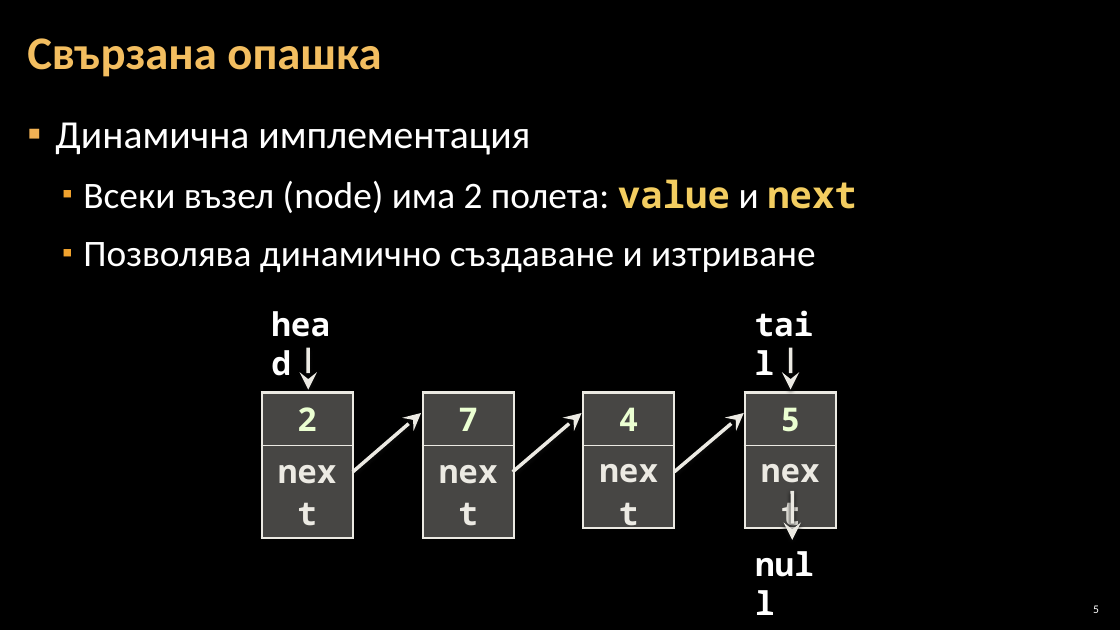
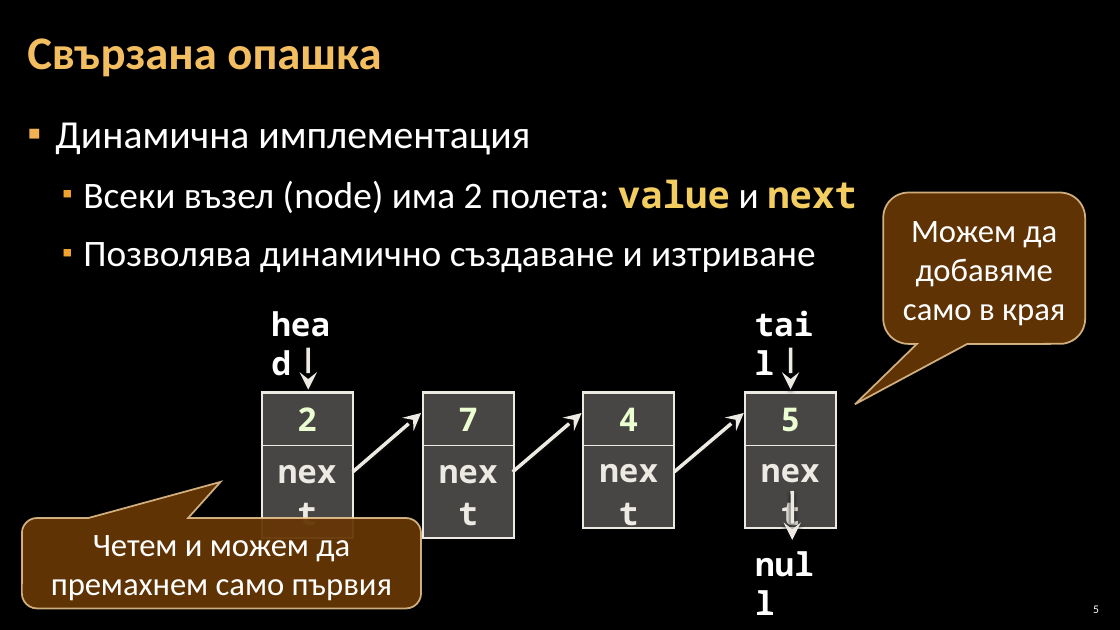
Before and after one commit to BG-IT-Edu/Free-Content, a slide deck: slide 5 of dmanolov/Информатика 11 клас, ПП (C#)/М2.Структури от данни и алгоритми/06.Опашки/06.Опашки.pptx. Drawn at 1120x630 pixels with LibreOffice and Linux fonts; fonts in the diff are those of the drawing; background and template pictures are left out. Boxes give left, top, right and bottom in pixels: in the first picture for what was removed or moved away, otherwise in the second. Text is boxed around its words. In the diff, an @@ line names an element or a change of style, - is before the commit and + after.

```diff
--- a/dmanolov/Информатика 11 клас, ПП (C#)/М2.Структури от данни и алгоритми/06.Опашки/06.Опашки.pptx
+++ b/dmanolov/Информатика 11 клас, ПП (C#)/М2.Структури от данни и алгоритми/06.Опашки/06.Опашки.pptx
@@ rounded speech box added at <box>883,192,1085,344</box>, fill #663606 at 95% opacity, outline #F8D49E 1.5 pt, 28 pt, text #FFFFFF @@
+Можем да добавяме само в края
@@ rounded speech box added at <box>22,518,421,609</box>, fill #663606 at 95% opacity, outline #F8D49E 1.5 pt, 28 pt, text #FFFFFF @@
+Четем и можем да премахнем само първия
```
Also in this commit, not shown: 3 other slides changed, 3 other files.
